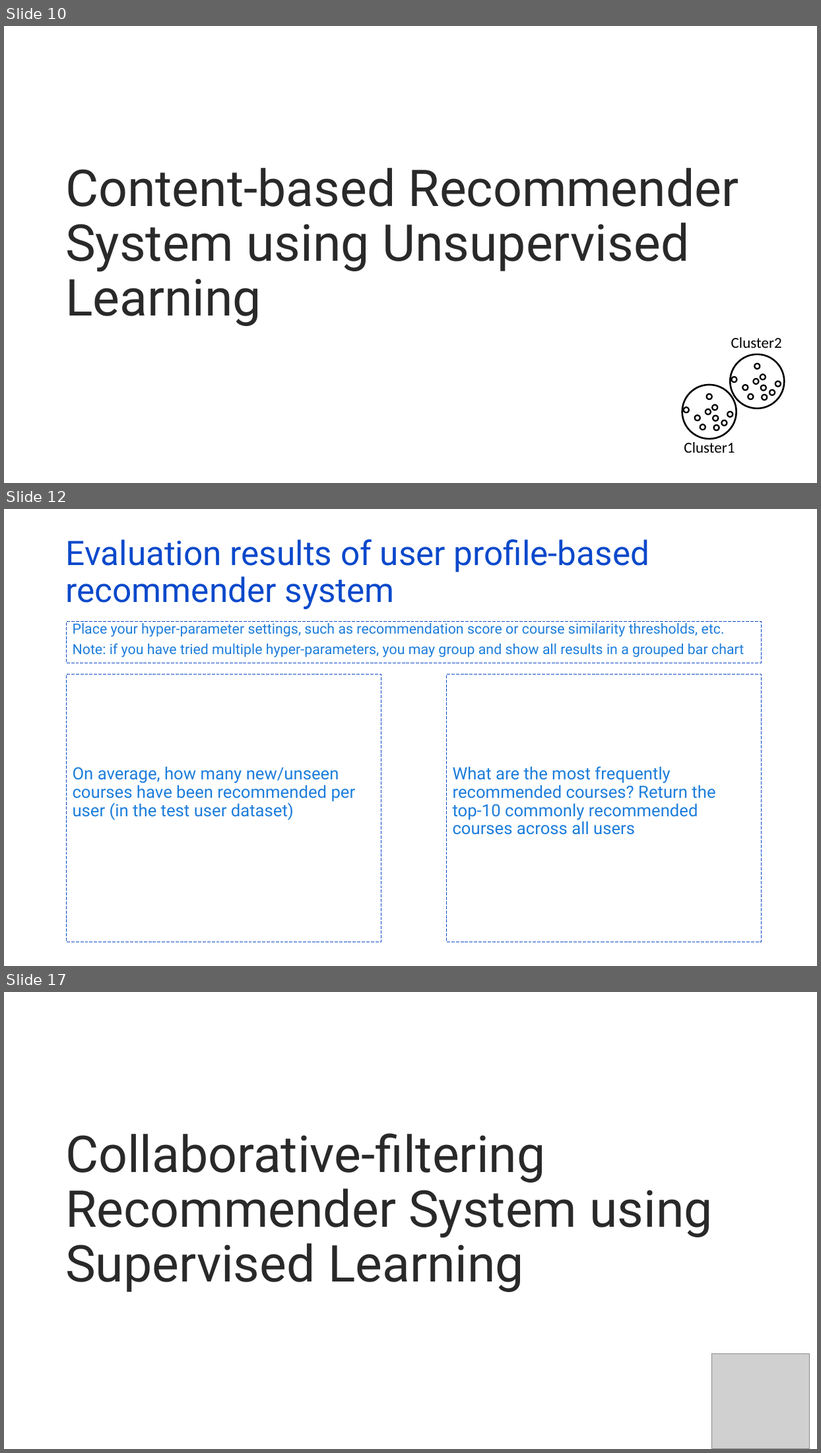
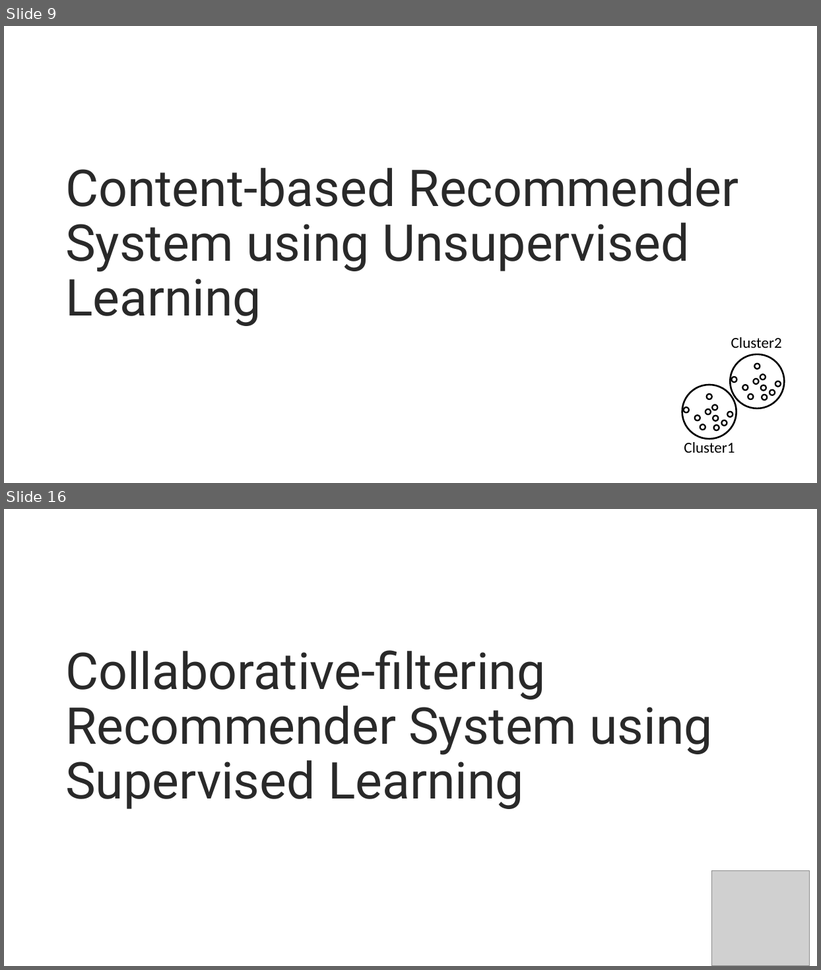
Before and after one commit to kymayodeji/ibm_ml_course, a slide deck: course6_Capstone/ml-capstone-template-coursera.pptx. Shown one above the other, each under a label of ours: slides 10, 12 and 17 before the commit, slides 9 and 16 after it; the slides between them are not shown. The pictures are 821x1453 and 821x970 pixels, drawn with LibreOffice and Linux fonts; fonts in the diff are those of the drawing; grey boxes stand for pictures. Boxes give left, top, right and bottom in pixels: in the first picture for what was removed or moved away, otherwise in the second. Text is boxed around its words. In the diff, an @@ line names an element or a change of style, - is before the commit and + after.

Commit message:
updated course 6 labs and completed capstone ppt

```diff
--- a/course6_Capstone/ml-capstone-template-coursera.pptx
+++ b/course6_Capstone/ml-capstone-template-coursera.pptx
@@ slide 12 removed at (x1=4, y1=509, x2=817, y2=966), background #FFFFFF @@
@@ title removed at (x1=66, y1=539, x2=649, y2=609) @@
-Evaluation results of user profile-based recommender system
@@ rectangle removed at (x1=66, y1=622, x2=762, y2=663) @@
-Place your hyper-parameter settings, such as recommendation score or course similarity thresholds, etc.
-Note: if you have tried multiple hyper-parameters, you may group and show all results in a grouped bar chart
@@ rectangle removed at (x1=66, y1=674, x2=381, y2=942) @@
-On average, how many new/unseen courses have been recommended per user (in the test user dataset)
@@ rectangle removed at (x1=446, y1=674, x2=761, y2=942) @@
-What are the most frequently recommended courses? Return the top-10 commonly recommended courses across all users
@@ what was slide 10 is now slide 9 @@
@@ what was slide 17 is now slide 16 @@
```
Also in this commit, not shown: 6 slides changed, 7 slides added, 7 other slides removed, 9 other files.
